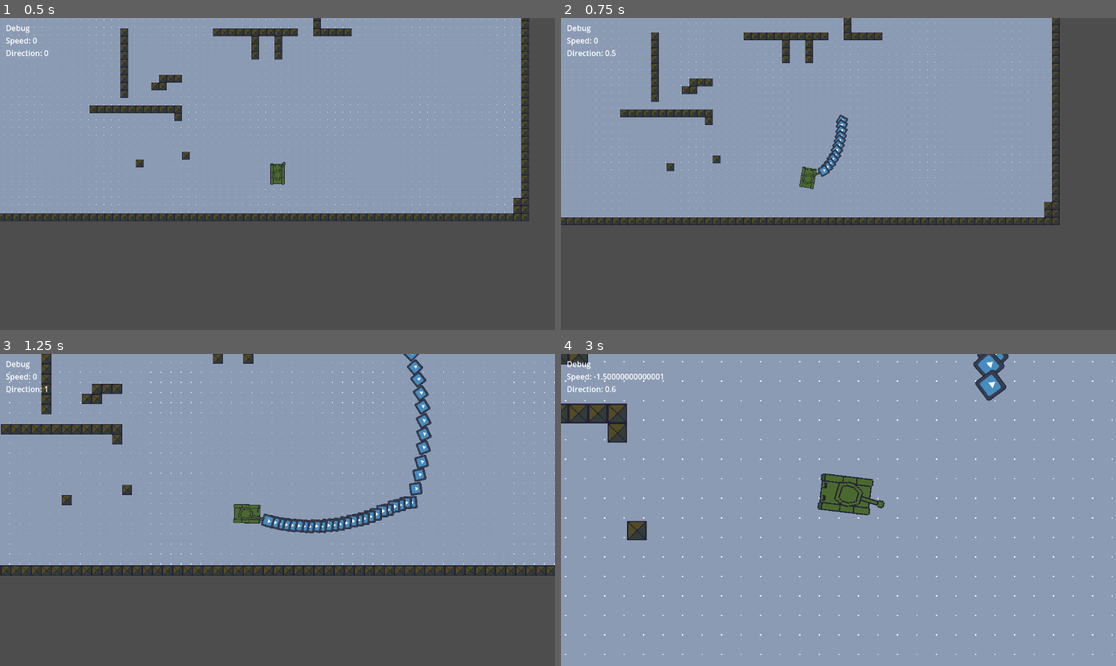
Above: before the commit, frames 1-4 (two rows, left to right).
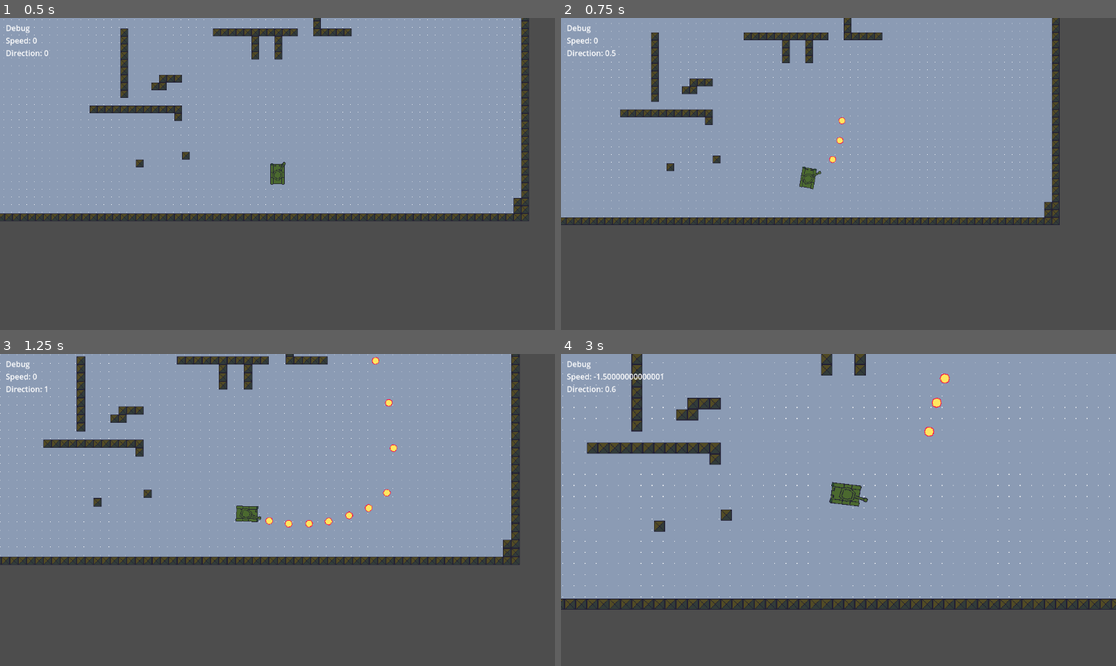
Above: after the commit, the same moments.

Repository: jamesfoxbr/Tanks
Game: Godot game, scene res://Scenes/main.tscn
Two runs of this game, one before a commit and one after it. Both use one fixed random seed, a clock stepped at 60 frames per second and the inputs below. The engine's default icon, where the game draws it, is replaced by a stand-in: a white triangle on a blue panel in a dark square.
Inputs (mouse positions are in pixels of both pictures, inside the frame that each line leads up to):
- Up to frame 1 (0.5 s): no input
- Up to frame 2 (0.75 s): move the mouse to (960, 158) at 0.52 s; press the mouse at (960, 158) at 0.53 s; hold Right (ui_right) from 0.53 s (still down)
- Up to frame 3 (1.25 s): keep holding Right (ui_right); tap Mouse wheel down (zoom_in) at 0.8 s
- Up to frame 4 (3 s): move the mouse to (727, 525) at 1.27 s; release Right (ui_right) at 1.28 s; release the mouse at (727, 525) at 1.28 s; hold Down (ui_down) 1.28-2.03 s; tap Mouse wheel down (zoom_in) at 1.35, 2.3, 2.85 s; click (727, 525) at 1.55 s; move the mouse to (894, 441) at 2.02 s; press the mouse at (894, 441) at 2.03 s; hold Right (ui_right) 2.03-2.78 s; move the mouse to (810, 572) at 2.77 s; release the mouse at (810, 572) at 2.78 s; hold Up (ui_up) from 2.78 s (still down)

Frame 1 is identical in both runs. In frame 2, 0.4% of the frame differs, in the area x 46-52%, y 30-52%; in frame 3, 18%; in frame 4, 28%, in the area x 0-100%, y 0-100%.

Commit message:
several small adjusts

Diff:
--- a/Scenes/bullet.tscn
+++ b/Scenes/bullet.tscn
@@ -1,19 +1,25 @@
-[gd_scene load_steps=4 format=3 uid="uid://dc6hr0ddpkueq"]
+[gd_scene load_steps=5 format=3 uid="uid://dc6hr0ddpkueq"]
 
-[ext_resource type="Texture2D" uid="uid://v1hg4b334te4" path="res://icon.svg" id="1_i2o46"]
 [ext_resource type="Script" path="res://Scripts/bullet.gd" id="1_xhi80"]
+[ext_resource type="Texture2D" uid="uid://32hj4qplek8a" path="res://Sprites/tank_game_tileset.png" id="2_ach1c"]
 
 [sub_resource type="CircleShape2D" id="CircleShape2D_l2mc4"]
+
+[sub_resource type="AtlasTexture" id="AtlasTexture_ooklw"]
+atlas = ExtResource("2_ach1c")
+region = Rect2(32, 0, 16, 16)
 
 [node name="Bullet" type="Area2D"]
 script = ExtResource("1_xhi80")
 
 [node name="CollisionShape2D" type="CollisionShape2D" parent="."]
+scale = Vector2(0.42, 0.42)
 shape = SubResource("CircleShape2D_l2mc4")
 
 [node name="Sprite2D" type="Sprite2D" parent="."]
 rotation = 1.5708
-scale = Vector2(0.15, 0.15)
-texture = ExtResource("1_i2o46")
+texture = SubResource("AtlasTexture_ooklw")
 
 [node name="OnScreen" type="VisibleOnScreenNotifier2D" parent="."]
+
+[connection signal="body_entered" from="." to="." method="_on_body_entered"]
--- a/Scripts/Tank.gd
+++ b/Scripts/Tank.gd
@@ -14,6 +14,8 @@
 
 var direction = 0
 
+var shot_time: float = 10
+var rate_of_fire: float = 15
 
 func _process(delta):
 	movement(delta)
@@ -22,8 +24,11 @@
 	speed_limits()
 	move_and_slide()
 
-	if Input.is_action_pressed("shoot"):
+	if Input.is_action_pressed("shoot") and shot_time >= 1:
 		shoot(delta)
+		shot_time = 0
+	if shot_time < 1:
+		shot_time += rate_of_fire * delta
 
 
 func shoot(delta):
@@ -57,6 +62,7 @@
 	debug_panel(direction)
 
 
+# Make the tank react better when colliding against something.
 func collision():
 	if move_and_slide():
 		speed *= 0.8
@@ -65,6 +71,7 @@
 		angular_speed = PI
 
 
+# decelerate the tank speed not accelerating front or to rear
 func decelerate(delta):
 	if not Input.is_action_pressed("ui_up") and not Input.is_action_pressed("ui_down"):
 		if speed > 0:
@@ -75,6 +82,7 @@
 			speed = 0
 
 
+# make the tank handling looks more natural e take some time to recover after stop handling
 func handling_stabilization(delta):
 	var handling_stabilize = 2
 	if not Input.is_action_pressed("ui_left") and not Input.is_action_pressed("ui_right"):
@@ -86,6 +94,7 @@
 			direction = 0
 
 
+# determines the maximum tank speed limit.
 func speed_limits():
 	if speed > max_speed:
 		speed = max_speed
--- a/Scripts/TankTopCamera.gd
+++ b/Scripts/TankTopCamera.gd
@@ -1,6 +1,6 @@
 extends Camera2D
 
-var zoom_increment: float = 1
+var zoom_increment: float = 0.5
 var zoom_current: float = 1
 var zoom_target: float = 1
 
@@ -16,13 +16,13 @@
 
 	zoom_current = lerp(zoom_current, zoom_target, zoom_increment * delta)
 
-	if zoom_current < 1:
+	if zoom_current < 1:	# control maximum zoom
 		zoom_current = 1
-	if zoom_current > 4:
+	if zoom_current > 4:	# control minimum zoom
 		zoom_current = 4
 
 	set_zoom(Vector2(zoom_current, zoom_current))
 
+	# Makes the camera follow the mouse position
 	var mouse_camera = Vector2(get_local_mouse_position())
 	position = mouse_camera / 4
-	print(mouse_camera)
--- a/Scripts/TurretSprite.gd
+++ b/Scripts/TurretSprite.gd
@@ -3,7 +3,7 @@
 
 func _physics_process(delta):
 	var m = get_global_mouse_position()
-	var aim_speed = deg_to_rad(2)
+	var aim_speed = deg_to_rad(2)			# controls the turret rotation/aim speed
 	if get_angle_to(m) > 0:
 		rotation += aim_speed
 	else:
--- a/Scripts/bullet.gd
+++ b/Scripts/bullet.gd
@@ -1,16 +1,24 @@
 extends Area2D
 
 var speed = 550
-var max = 50
 
 
 func _physics_process(delta):
 	position += transform.x * speed * delta
 
-	if not get_node("OnScreen").is_on_screen():
-		queue_free()
+	await get_tree().create_timer(0.8).timeout
+	queue_free()
+
+#	if not get_node("OnScreen").is_on_screen():
+#		queue_free()
 
 func _on_Bullet_body_entered(body):
 	if body.is_in_group("mobs"):
 		body.queue_free()
 	queue_free()
+
+
+func _on_body_entered(body):
+	if body.has_method("hit"):
+		body.hit()
+	queue_free()
--- a/Scripts/main.gd
+++ b/Scripts/main.gd
@@ -4,7 +4,7 @@
 	set_process(true)
 
 func _process(delta):
-	if Input.is_action_pressed("ui_cancel"):
+	if Input.is_action_pressed("ui_cancel"):	# Quit the game when press Esc
 		get_tree().quit()
-	if Input.is_action_pressed("reset"):
+	if Input.is_action_pressed("reset"):		# Restart the current scene when press F5
 		get_tree().reload_current_scene()
Binary file changed: Sprites/tank_game_tileset.png
